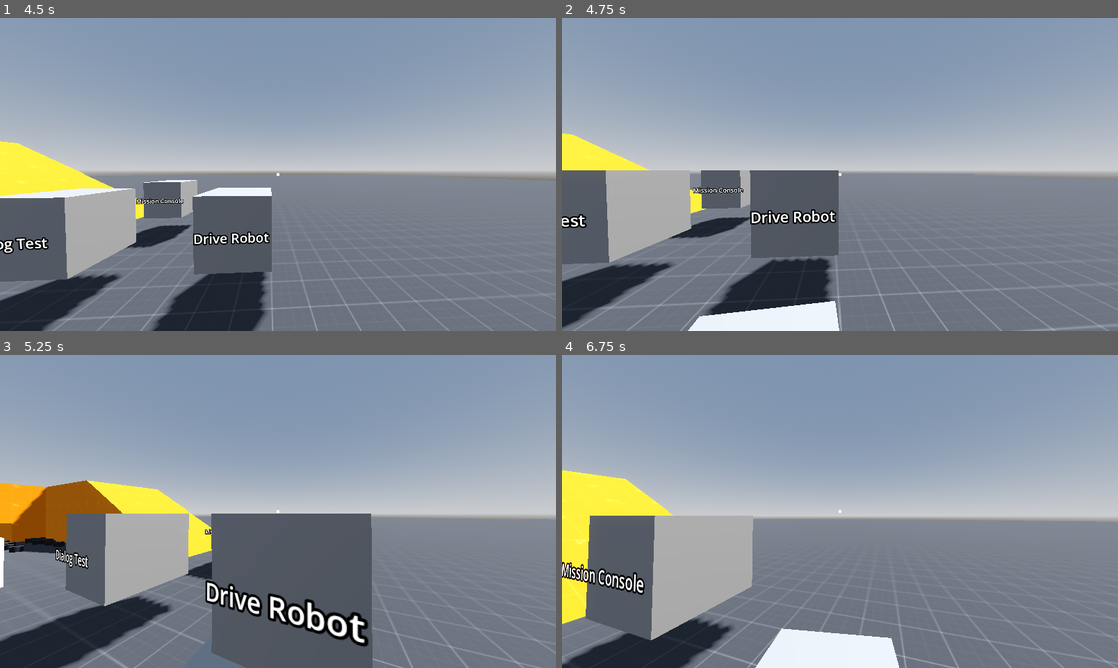
Above: before the commit, frames 1-4 (two rows, left to right).
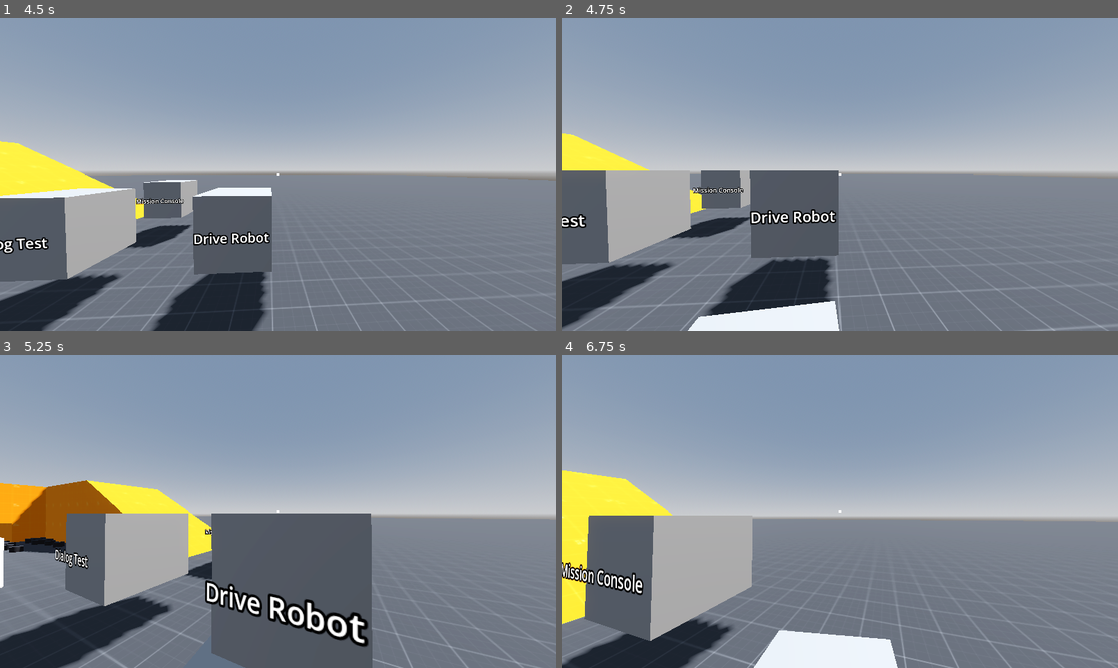
Above: after the commit, the same moments.

Repository: m-rafiwidya/Last-Light-NasaSpaceApps
Game: Godot game, scene res://src/main.tscn
Two runs of this game, one before a commit and one after it. Both use one fixed random seed, a clock stepped at 60 frames per second and the inputs below.
Inputs (mouse positions are in pixels of both pictures, inside the frame that each line leads up to):
- Up to frame 1 (4.5 s): click "Start" at 0.5 s; move the mouse to (305, 174) at 1.27 s; hold W (move_forward) from 1.28 s (still down); click (305, 174) at 1.35 s; tap Space (move_jump) at 1.52, 2.27, 3.77 s; move the mouse to (250, 174) at 2.02 s; right-click (250, 174) at 2.1 s; move the mouse to (289, 168) at 2.77 s; tap E (interact_use) at 2.85 s; move the mouse to (272, 180) at 3.52 s; tap Ctrl (move_crouch) at 3.6 s; move the mouse to (316, 177) at 4.27 s; hold Shift (move_sprint) from 4.28 s (still down)
- Up to frame 2 (4.75 s): keep holding W (move_forward); keep holding Shift (move_sprint); tap Space (move_jump) at 4.52 s
- Up to frame 3 (5.25 s): keep holding W (move_forward); move the mouse to (233, 508) at 5.02 s; release Shift (move_sprint) at 5.03 s; click (233, 508) at 5.1 s
- Up to frame 4 (6.75 s): tap Space (move_jump) at 5.27 s; move the mouse to (845, 511) at 5.77 s; hold Right mouse button (interact_secondary) 5.78-6.53 s; move the mouse to (817, 505) at 6.52 s; release W (move_forward) at 6.53 s; hold D (move_right) from 6.53 s (still down); tap E (interact_use) at 6.6 s

Frame 1 is identical in both runs. In frame 2, 0.1% of the frame differs, in the area x 0-50%, y 44-100%; in frame 3, 0.7%; in frame 4, 1.0%, in the area x 0-71%, y 37-100%.

Commit message:
low speed jitter fix

Diff:
--- a/game/src/robot/components/running_gear.gd
+++ b/game/src/robot/components/running_gear.gd
@@ -1,6 +1,10 @@
 class_name RunningGear
 
 extends Node
+
+# Fraction of the slip one physics step may remove through the tyre force. Below 1
+# keeps the explicit wheel integration from overshooting the ground speed.
+const LONGITUDINAL_STABILITY_FACTOR: float = 0.5
 
 @export_group("Tire Model")
 @export_subgroup("Pacejka Magic Formula")
@@ -16,6 +20,11 @@
 # vehicle's weight (the tyre saturates when stiffness * slip > friction * load).
 @export var longitudinal_stiffness: float = 1250.0
 @export var cornering_stiffness: float = 1000.0
+# Below this ground speed (m/s) the slip ratio and slip angle are computed as if the
+# wheel were moving at this speed. This removes the 1/speed singularity, so near a
+# standstill the tyre acts like smooth viscous friction instead of flipping its
+# force every tick. Higher = calmer at low speed, but weaker grip there.
+@export var low_speed_threshold: float = 1.5
 
 @export_group("Chassis")
 @export var wheel_base: float = 1.0
@@ -175,7 +184,10 @@
 	)
 
 ## `steer` is -1 (full left) .. 1 (full right).
-func simulate_suspensions(state, steer: float) -> void:
+## `wheel_inertias` optionally maps a Wheel to the inertia (kg m^2) that its tyre torque
+## really has to move (e.g. the share of the drivetrain for a driven wheel). Wheels
+## not in it use their own inertia.
+func simulate_suspensions(state, steer: float, wheel_inertias: Dictionary = {}) -> void:
 	var origin = state.transform.origin
 	var x_basis = state.transform.basis.x
 	var y_basis = state.transform.basis.y
@@ -238,25 +250,18 @@
 		)
 
 		var free_rolling_speed: float = contact_velocity.dot(wheel_direction)
-		var slip_ratio: float = 0.0
-
-		# Slip ratio
-		# TODO: Double check backwards logic
-		if !is_zero_approx(free_rolling_speed):
-			slip_ratio = (wheel_speed - free_rolling_speed) / abs(free_rolling_speed) # This spazzes out at low speeds
-		elif !is_zero_approx(wheel_speed):
-			slip_ratio = 2.0
-		else:
-			slip_ratio = 0.0
+
+		# Slip ratio. The denominator is floored so it stays finite (and smooth) at a
+		# standstill, where a spinning wheel on a stopped body used to give a hard 2.0.
+		var slip_velocity: float = wheel_speed - free_rolling_speed
+		var slip_ratio: float = slip_velocity / max(abs(free_rolling_speed), low_speed_threshold)
 
 		var velocity_longitudinal = contact_velocity.dot(wheel_direction)
 		var velocity_lateral = contact_velocity.dot(wheel_direction.rotated(y_basis, -PI/2.0))
 
-		var slip_angle_gradient: float = 2.0
-
-		# TODO: This might be a bug; I dont think this works going backwards
-		if !is_zero_approx(velocity_longitudinal):
-			slip_angle_gradient = velocity_lateral / velocity_longitudinal
+		# lateral / |longitudinal| (the same for forwards and backwards), with the
+		# denominator floored like the slip ratio. Zero speed gives zero slip angle.
+		var slip_angle_gradient: float = velocity_lateral / max(abs(velocity_longitudinal), low_speed_threshold)
 
 		var normalized_slip_ratio: float = (
 			longitudinal_stiffness *
@@ -302,21 +307,34 @@
 
 		var normalized_lateral_force: float = (
 			multiplier_value
-			* sign(velocity_longitudinal) #TODO: Band aid fix; figure out why this is
 			* slip_angle_gradient
 			* combined_slip_scaling_factor
 		)
-		var normalized_longitudinal_force: float = ( # This spazzes out at low speeds
+		var normalized_longitudinal_force: float = (
 			slip_ratio
 			* combined_slip_scaling_factor
 		)
 
-		var longitudinal_force: Vector3 = ( # This spazzes out at low speeds
-			wheel_direction *
+		var longitudinal_force_magnitude: float = (
 			suspension_load.dot(y_basis) *
 			longitudinal_friction_coefficient *
 			normalized_longitudinal_force
 		)
+
+		# The wheel is integrated explicitly (wheel speed -= torque / inertia * step), and
+		# the tyre force grows as 1/speed, so a light wheel overshoots the ground speed
+		# on every tick and the force flips sign (the jitter). Cap the force so a single
+		# step can at most close part of the slip, never cross it.
+		var wheel_radius_now: float = max(wheel_properties[wheel][WheelProperty.EFFECTIVE_RADIUS], 0.01)
+		var wheel_inertia_now: float = wheel_inertias.get(wheel, wheel_properties[wheel][WheelProperty.INERTIA])
+		var max_longitudinal_force: float = (
+			LONGITUDINAL_STABILITY_FACTOR * wheel_inertia_now * abs(slip_velocity)
+			/ (wheel_radius_now * wheel_radius_now * max(state.step, 0.0001))
+		)
+		longitudinal_force_magnitude = clamp(
+			longitudinal_force_magnitude, -max_longitudinal_force, max_longitudinal_force
+		)
+		var longitudinal_force: Vector3 = wheel_direction * longitudinal_force_magnitude
 		var lateral_force: Vector3 = (
 			wheel_direction.rotated(y_basis, PI/2.0) *
 			suspension_load.dot(y_basis) *
--- a/game/src/robot/robot.gd
+++ b/game/src/robot/robot.gd
@@ -186,7 +186,7 @@
 
 func _integrate_forces(state) -> void:
 	_sync_driven_wheels()
-	running_gear.simulate_suspensions(state, controller.steer)
+	running_gear.simulate_suspensions(state, controller.steer, _get_wheel_inertias())
 	_step_drivetrain(state.step)
 	_apply_wheel_forces(state)
 
@@ -222,20 +222,35 @@
 		clamp(differential_angular_velocity * ROLLING_RESISTANCE_SLIP_GAIN, -1.0, 1.0)
 	)
 
-	# Inertia seen at the differential/wheel speed. The transmission output shaft
-	# spins at final_drive times wheel speed, so its inertia is reflected by
-	# final_drive squared; the engine by the combined ratio squared. Only driven
-	# wheels are coupled to the drivetrain.
-	var total_drivetrain_inertia: float = (
+	for wheel in DRIVEN_WHEELS:
+		driven_wheel_resistance_torque += running_gear.wheel_states[wheel][RunningGear.WheelState.TORQUE]
+
+	differential_angular_velocity += (drive_torque - driven_wheel_resistance_torque) / _get_drivetrain_inertia() * step
+
+# Inertia seen at the differential/wheel speed. The transmission output shaft
+# spins at final_drive times wheel speed, so its inertia is reflected by
+# final_drive squared; the engine by the combined ratio squared. Only driven
+# wheels are coupled to the drivetrain.
+func _get_drivetrain_inertia() -> float:
+	var combined_gear_ratio: float = gear_ratio * final_drive
+	var total: float = (
 		differential_inertia +
 		transmission_inertia * final_drive * final_drive +
 		engine.rotor_inertia * combined_gear_ratio * combined_gear_ratio
 	)
 	for wheel in DRIVEN_WHEELS:
-		driven_wheel_resistance_torque += running_gear.wheel_states[wheel][RunningGear.WheelState.TORQUE]
-		total_drivetrain_inertia += running_gear.wheel_properties[wheel][RunningGear.WheelProperty.INERTIA]
-
-	differential_angular_velocity += (drive_torque - driven_wheel_resistance_torque) / total_drivetrain_inertia * step
+		total += running_gear.wheel_properties[wheel][RunningGear.WheelProperty.INERTIA]
+	return total
+
+# Inertia each driven wheel's tyre torque really has to move: the whole drivetrain,
+# shared by the driven wheels. The running gear uses it to keep the tyre force
+# stable at low speed.
+func _get_wheel_inertias() -> Dictionary:
+	var inertias: Dictionary = {}
+	var shared: float = _get_drivetrain_inertia() / DRIVEN_WHEELS.size()
+	for wheel in DRIVEN_WHEELS:
+		inertias[wheel] = shared
+	return inertias
 
 # 0..1 multiplier on the motor voltage, from the mounted battery's charge
 func _get_supply_voltage_factor() -> float:
